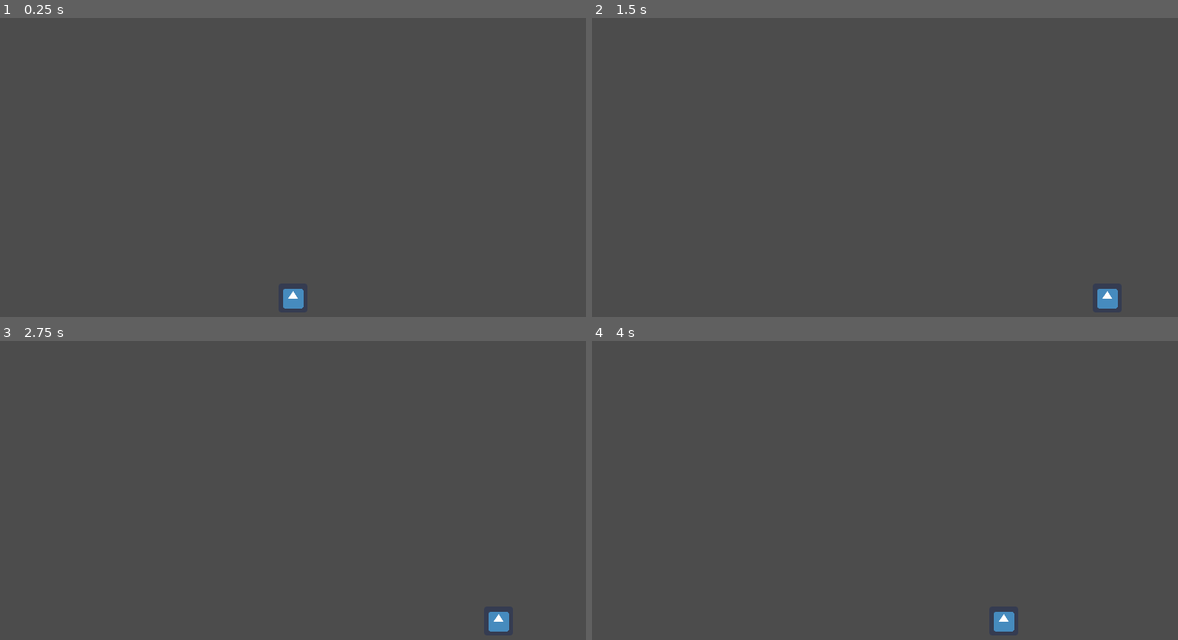
Above: before the commit, frames 1-4 (two rows, left to right).
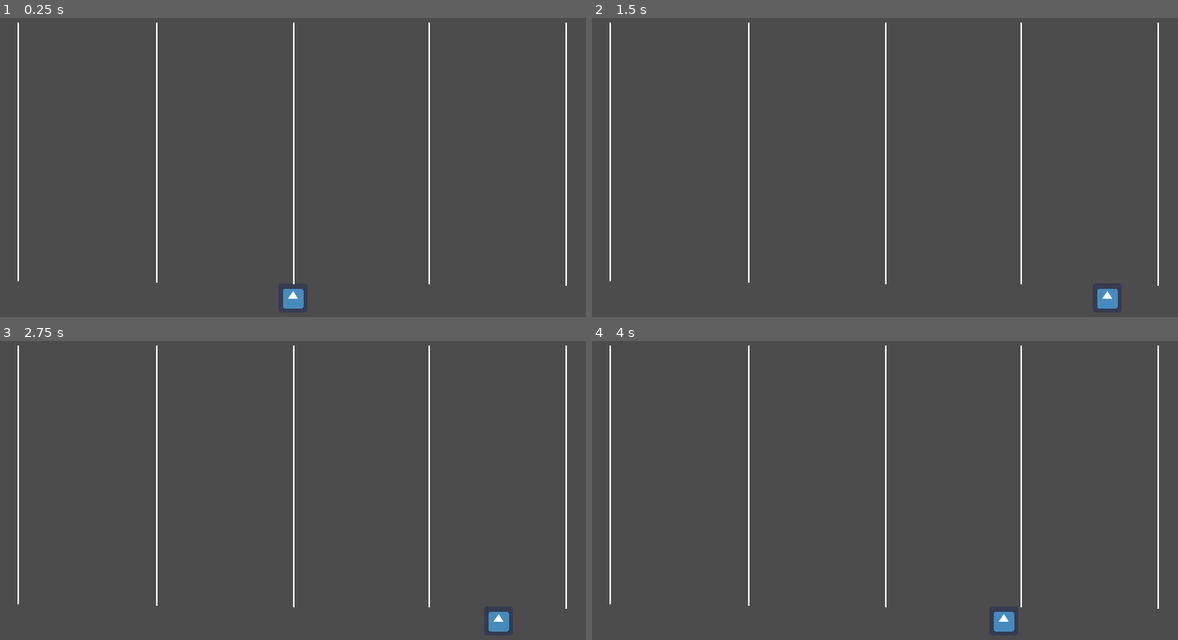
Above: after the commit, the same moments.

Repository: Sleeping-Robot-Games/vapor-rider
Game: Godot game, scene res://scenes/Game.tscn
Two runs of this game, one before a commit and one after it. Both use one fixed random seed, a clock stepped at 60 frames per second and the inputs below. The engine's default icon, where the game draws it, is replaced by a stand-in: a white triangle on a blue panel in a dark square.
Inputs:
- Up to frame 1 (0.25 s): no input
- Up to frame 2 (1.5 s): tap Enter at 0.5 s; hold Right (right) 0.53-1.28 s; tap Space (shoot) at 0.6, 1.35 s; hold Left (left) from 1.28 s (still down)
- Up to frame 3 (2.75 s): release Left (left) at 2.03 s; hold Right (right) from 2.03 s (still down); tap Space (shoot) at 2.1 s
- Up to frame 4 (4 s): tap Space (shoot) at 2.85, 3.5, 3.6 s; release Right (right) at 3.53 s; hold Left (left) from 3.53 s (still down)

The runs differ from the first frame. In frame 1, 1.1% of the frame differs, in the area x 2-97%, y 1-90%; in frame 2, 1.1%; in frame 3, 1.1%; in frame 4, 1.1%.

Commit message:
adds temp color rects for the lanes

Diff:
--- a/scenes/Game.tscn
+++ b/scenes/Game.tscn
@@ -32,9 +32,42 @@
 curve = SubResource( 3 )
 
 [node name="PathFollow2D" type="PathFollow2D" parent="YSort/PlayerPath2D"]
-position = Vector2( 17, 227 )
+position = Vector2( 197, 227 )
+offset = 180.0
 
 [node name="Player" parent="YSort/PlayerPath2D/PathFollow2D" instance=ExtResource( 1 )]
 
 [node name="AnimationPlayer" type="AnimationPlayer" parent="YSort/PlayerPath2D/PathFollow2D"]
 anims/move_lane = SubResource( 4 )
+
+[node name="Lanes" type="Node2D" parent="YSort"]
+
+[node name="lane0" type="ColorRect" parent="YSort/Lanes"]
+margin_left = 19.0
+margin_top = 46.0
+margin_right = 20.0
+margin_bottom = 216.0
+
+[node name="lane1" type="ColorRect" parent="YSort/Lanes"]
+margin_left = 110.0
+margin_top = 46.0
+margin_right = 111.0
+margin_bottom = 217.0
+
+[node name="lane2" type="ColorRect" parent="YSort/Lanes"]
+margin_left = 200.0
+margin_top = 46.0
+margin_right = 201.0
+margin_bottom = 218.0
+
+[node name="lane3" type="ColorRect" parent="YSort/Lanes"]
+margin_left = 289.0
+margin_top = 46.0
+margin_right = 290.0
+margin_bottom = 218.0
+
+[node name="lane4" type="ColorRect" parent="YSort/Lanes"]
+margin_left = 379.0
+margin_top = 46.0
+margin_right = 380.0
+margin_bottom = 219.0
--- a/scripts/Bullet.gd
+++ b/scripts/Bullet.gd
@@ -4,7 +4,7 @@
 
 var player: bool = true
 
-var life_time = 2
+var life_time = .27 # Length of lane
 var life_spawn = 0
 
 var fire_direction: int
